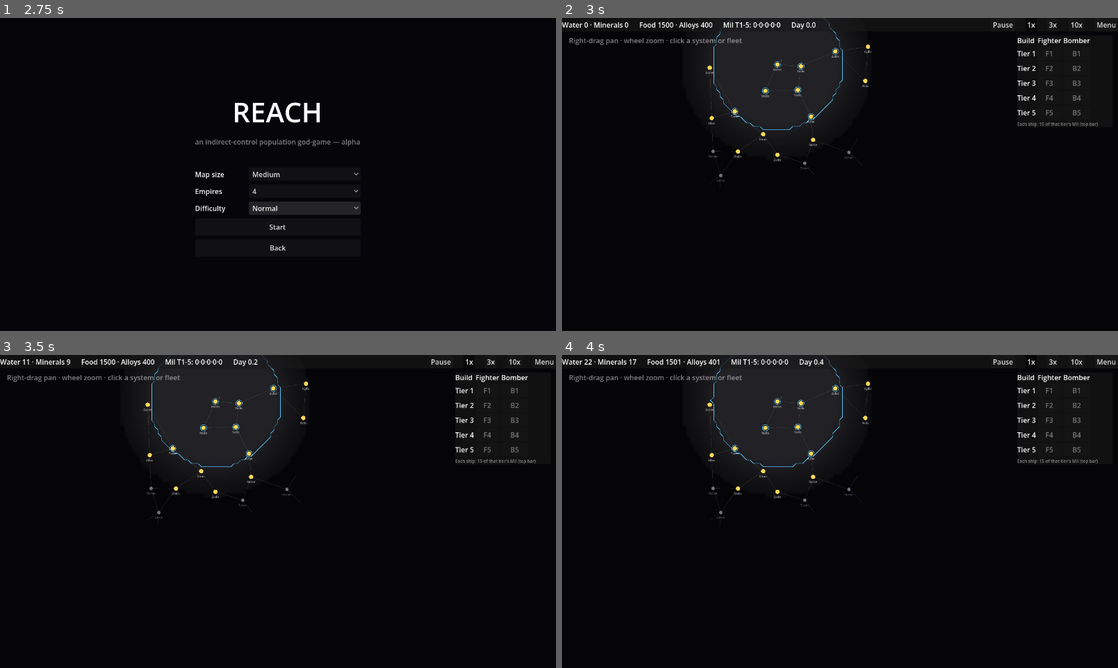
Above: before the commit, frames 1-4 (two rows, left to right).
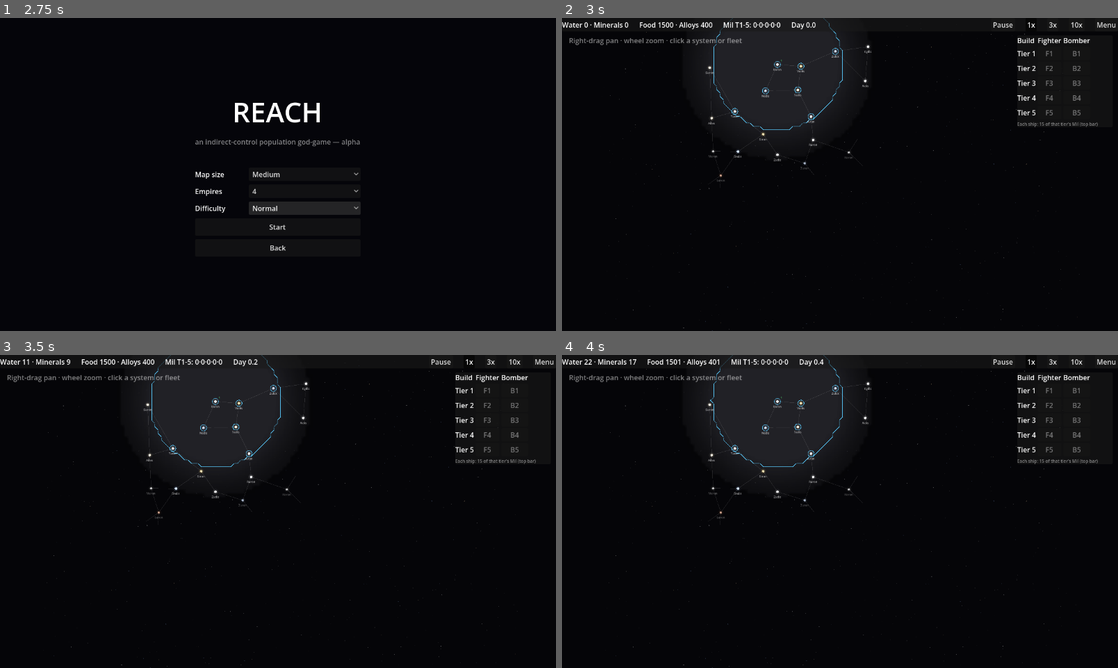
Above: after the commit, the same moments.

Repository: evyatarmitz/reach
Game: Godot game, scene res://menu/menu.tscn
Two runs of this game, one before a commit and one after it. Both use one fixed random seed, a clock stepped at 60 frames per second and the inputs below.
Inputs:
- Up to frame 1 (2.75 s): click "New Game" at 0.5 s; click "Normal" at 1.25 s; click "Normal" at 2 s
- Up to frame 2 (3 s): click "Start" at 2.75 s
- Up to frame 3 (3.5 s): no input
- Up to frame 4 (4 s): click "1x" at 3.5 s

Frame 1 is identical in both runs. In frame 2, 0.2% of the frame differs, in the area x 8-90%, y 4-100%; in frame 3, 0.2%; in frame 4, 0.2%.

Commit message:
0.41.0 - graphics: deep-space starfield + spectral glowing stars
Systems were flat identical yellow dots on flat black. Now:
- A static faint starfield backdrop (seeded, ~120-900 dots scaled to map size,
  mostly dim white with a few blue/amber tints) so empty space reads as deep
  space, drawn behind the fog.
- Each system renders as a STAR: a soft stacked-disc glow under a bright near-
  white core, tinted by a deterministic spectral colour per system (blue-white /
  white / warm / amber / orange-red), so the map shows varied real stars. Live
  systems glow at full intensity; explored-but-out-of-VR ones dim to ~0.4.

main.gd parse-checked; autoshot verified.

Diff:
--- a/desktop/game/main.gd
+++ b/desktop/game/main.gd
@@ -57,6 +57,7 @@
 var _fog_tex: ImageTexture  # baked fog: feathered lit / grey memory / transparent
 var _fog_rect := Rect2()    # world-space rect the fog texture covers
 var _fog_seen := {}         # "gx,gy" -> true, cells ever in VR (explored memory)
+var _starfield: Array = []  # backdrop: [pos, radius, Color] faint stars (static)
 
 var raw_label: Label
 var goods_label: Label
@@ -174,6 +175,33 @@
 		hi = hi.max(sys.map_pos)
 	_map_lo = lo
 	_map_hi = hi
+	_build_starfield()
+
+
+# A static field of faint background stars covering the map (plus generous margin),
+# so empty space reads as deep space rather than flat black. Seeded → stable across
+# frames; drawn behind the fog. Most are dim white; a few carry a cool/warm tint.
+func _build_starfield() -> void:
+	_starfield.clear()
+	if _map_lo.x == INF:
+		return
+	var rng := RandomNumberGenerator.new()
+	rng.seed = 990099   # fixed seed: identical every run
+	var lo := _map_lo - Vector2(400, 400)
+	var hi := _map_hi + Vector2(400, 400)
+	var area := (hi - lo)
+	var count := int(clampf(area.x * area.y / 4200.0, 120, 900))
+	for i in count:
+		var p := Vector2(rng.randf_range(lo.x, hi.x), rng.randf_range(lo.y, hi.y))
+		var r := rng.randf_range(0.5, 1.7)
+		var a := rng.randf_range(0.05, 0.32)
+		var col := Color(1, 1, 1, a)
+		var tint := rng.randf()
+		if tint < 0.16:
+			col = Color(0.6, 0.75, 1.0, a)      # cool blue-white
+		elif tint < 0.28:
+			col = Color(1.0, 0.85, 0.65, a)     # warm amber
+		_starfield.append([p, r, col])
 
 
 func _init_camera() -> void:
@@ -621,6 +649,9 @@
 
 func _draw_galaxy() -> void:
 	var font := ThemeDB.fallback_font
+	# Deep-space backdrop: faint static stars, behind everything.
+	for s in _starfield:
+		draw_circle(s[0], s[1], s[2])
 	# Influence-shaped fog on the black background: one baked texture, drawn with
 	# linear filtering (see _ready) so the feathered lit region hugs the player's
 	# actual influence with a smooth edge — no blocks, no hard reach disc. Lit fades
@@ -649,8 +680,8 @@
 		if not (live or _sys_known(sys.id)):
 			continue   # never seen -> stays black
 		if live:
-			# Live: bright, current owner ring + current colony count.
-			draw_circle(sys.map_pos, 9.0, Color(1.0, 0.85, 0.35))
+			# Live: bright glowing star, current owner ring + current colony count.
+			_draw_star(sys.map_pos, _star_color(sys.id), 1.0)
 			if sys.depot_empire_id != -1:   # supply depot marker
 				draw_rect(Rect2(sys.map_pos + Vector2(-16, -16), Vector2(6, 6)),
 					sim.empires[sys.depot_empire_id].color)
@@ -668,9 +699,9 @@
 			draw_string(font, sys.map_pos + Vector2(-60.0, 26.0), sys.name,
 				HORIZONTAL_ALIGNMENT_CENTER, 120, 12, Color(1, 1, 1, 0.65))
 		else:
-			# Explored but out of VR: grey, showing ONLY the frozen last-seen
-			# snapshot (owner ring + colony count as of last sight — no live data).
-			draw_circle(sys.map_pos, 7.0, Color(0.45, 0.45, 0.5))
+			# Explored but out of VR: dim star + the frozen last-seen snapshot
+			# (owner ring + colony count as of last sight — no live data).
+			_draw_star(sys.map_pos, _star_color(sys.id), 0.4)
 			var snap: Dictionary = _stale.get(sys.id, {})
 			var sowner: int = snap.get("owner", -1)
 			if sowner != -1:
@@ -729,6 +760,27 @@
 # Under a hovered system: one glyph per planet — filled circle = colony (owner
 # colour), diamond = uncolonised deposit (blue water / orange minerals), a small
 # bright square overlaid = a mine; plus a square for a system supply depot.
+func _star_color(sid: int) -> Color:
+	# Deterministic spectral tint per system so the map reads as varied real stars.
+	match sid % 5:
+		0: return Color(0.72, 0.83, 1.0)   # blue-white
+		1: return Color(1.0, 1.0, 1.0)     # white
+		2: return Color(1.0, 0.95, 0.82)   # warm white
+		3: return Color(1.0, 0.85, 0.5)    # amber
+		_: return Color(1.0, 0.62, 0.42)   # orange-red
+
+
+func _draw_star(pos: Vector2, col: Color, intensity: float) -> void:
+	# Soft glow (stacked low-alpha discs) under a bright near-white core.
+	var g := col
+	for i in 3:
+		g.a = (0.05 + i * 0.05) * intensity
+		draw_circle(pos, 12.0 - i * 3.0, g)
+	var core := col.lerp(Color.WHITE, 0.45)
+	core.a = 0.55 + 0.45 * intensity
+	draw_circle(pos, 4.2 + 0.8 * intensity, core)
+
+
 func _draw_system_symbols(sys: StarSystem) -> void:
 	# Live systems show current contents; explored-but-out-of-VR systems show only
 	# the frozen snapshot (colonies/mines as last seen — no colonies built after you
